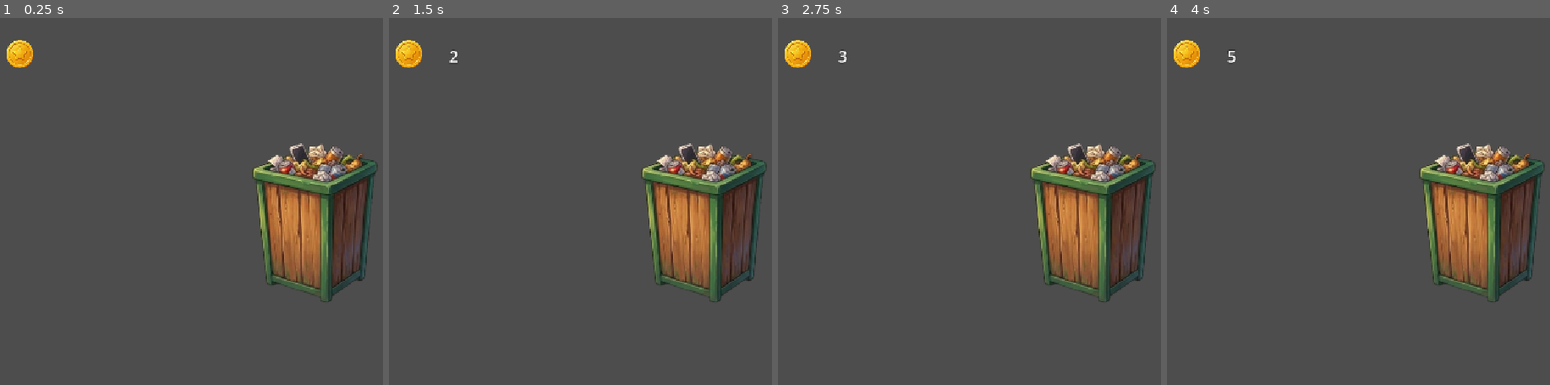
Above: before the commit, frames 1-4 (left to right).
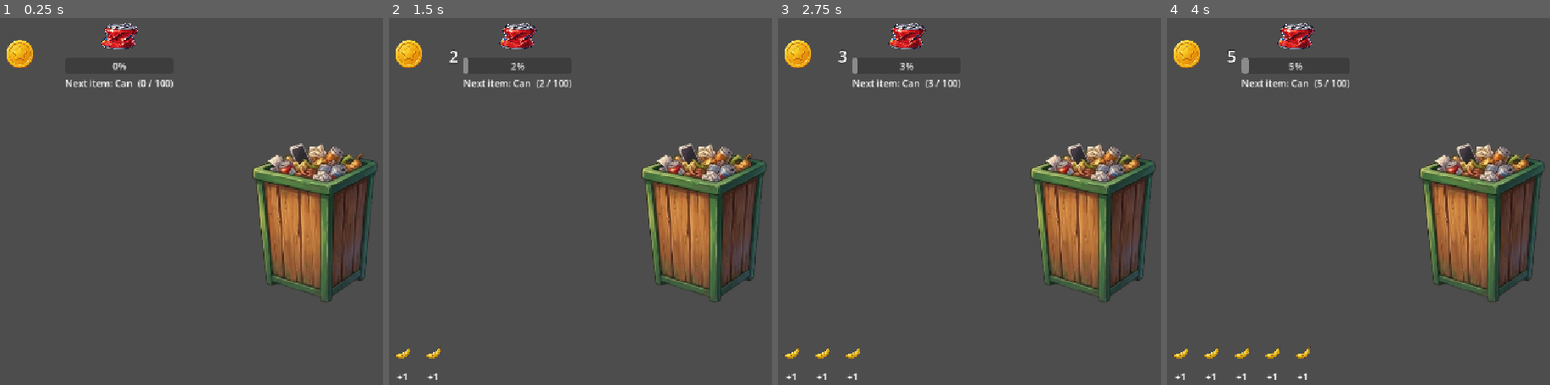
Above: after the commit, the same moments.

Repository: Ricardo646-lab/TrashPandaClicker
Game: Godot game, scene res://Scenes/TrashcanMain.tscn
The game is run twice, just before and just after one commit, with the same random seed, the same clock (stepped at 60 frames per second) and the same inputs.
Inputs (mouse positions are in pixels of both pictures, inside the frame that each line leads up to):
- Up to frame 1 (0.25 s): no input
- Up to frame 2 (1.5 s): click (703, 205) at 0.5 s; click (703, 205) at 1.25 s
- Up to frame 3 (2.75 s): click (1092, 205) at 2 s
- Up to frame 4 (4 s): tap Enter at 2.75 s; tap Space at 3.5 s

The runs differ from the first frame. In frame 1, 0.9% of the frame differs, in the area x 17-46%, y 1-20%; in frame 2, 1.1%; in frame 3, 1.2%; in frame 4, 1.4%, in the area x 1-48%, y 1-99%.

Commit message:
feat: add dynamic item sprites to progress UI and recent drops feed
-Added sprite file paths to the drops dictionary.

-Added NextItemIcon to the top ProgressUI to visually display the current unlock target.

-Created a RecentItemsContainer in the bottom left to track the player's loot.

-Implemented script logic to dynamically generate and display the 5 most recently found items with their coin values.

-Implemented queue_free() logic to keep the recent items feed clean and performant.

Diff:
--- a/Scenes/TrashcanMain.tscn
+++ b/Scenes/TrashcanMain.tscn
@@ -15,7 +15,7 @@
 texture_normal = ExtResource("2_n1hl3")
 
 [node name="CoinDisplay" type="HBoxContainer" parent="." unique_id=310697694]
-offset_right = 133.0
+offset_right = 145.0
 offset_bottom = 128.0
 
 [node name="TextureRect" type="TextureRect" parent="CoinDisplay" unique_id=2056147621]
@@ -31,4 +31,32 @@
 theme_override_constants/outline_size = 4
 theme_override_font_sizes/font_size = 30
 
+[node name="Control" type="Control" parent="CoinDisplay" unique_id=912554292]
+layout_mode = 2
+size_flags_horizontal = 3
+
+[node name="ProgressUI" type="VBoxContainer" parent="CoinDisplay" unique_id=1579712999]
+layout_mode = 2
+
+[node name="NextItemIcon" type="TextureRect" parent="CoinDisplay/ProgressUI" unique_id=1983982029]
+unique_name_in_owner = true
+custom_minimum_size = Vector2(64, 64)
+layout_mode = 2
+expand_mode = 1
+
+[node name="UnlockProgressBar" type="ProgressBar" parent="CoinDisplay/ProgressUI" unique_id=494912400]
+unique_name_in_owner = true
+layout_mode = 2
+
+[node name="UnlockLabel" type="Label" parent="CoinDisplay/ProgressUI" unique_id=1464251106]
+unique_name_in_owner = true
+layout_mode = 2
+
+[node name="RecentItemsContainer" type="HBoxContainer" parent="." unique_id=2089062553]
+unique_name_in_owner = true
+offset_left = 30.0
+offset_top = 547.0
+offset_right = 101.0
+offset_bottom = 617.0
+
 [connection signal="pressed" from="TrashcanButton" to="." method="_on_trashcan_button_pressed"]
--- a/Scripts/trashcanlogic.gd
+++ b/Scripts/trashcanlogic.gd
@@ -2,20 +2,99 @@
 
 var coins: int = 0
 
-# _ready is called automatically once when the game starts
+var drops = [
+	{"name": "Banana", "value": 1, "weight": 50.0, "amount_found": 0, "unlocked": true, "req_item": "", "req_amount": 0, "icon": "res://Sprites/BananaSprite.png"},
+	{"name": "Can", "value": 2, "weight": 30.0, "amount_found": 0, "unlocked": false, "req_item": "Banana", "req_amount": 100, "icon": "res://Sprites/CanSprite.png"},
+	{"name": "Pizza", "value": 5, "weight": 12.0, "amount_found": 0, "unlocked": false, "req_item": "Can", "req_amount": 50, "icon": "res://Sprites/PizzaSprite.png"},
+	{"name": "Donut", "value": 10, "weight": 5.0, "amount_found": 0, "unlocked": false, "req_item": "Pizza", "req_amount": 10, "icon": "res://Sprites/DonutSprite.png"},
+	{"name": "Phone", "value": 50, "weight": 2.5, "amount_found": 0, "unlocked": false, "req_item": "Donut", "req_amount": 5, "icon": "res://Sprites/PhoneSprite.png"},
+	{"name": "Ring", "value": 250, "weight": 0.5, "amount_found": 0, "unlocked": false, "req_item": "Phone", "req_amount": 2, "icon": "res://Sprites/RingSprite.png"}
+]
+
 func _ready():
-	# Create a new empty bitmap mask
+	randomize()
 	var click_mask = BitMap.new()
-
-	# Scan the image to find the non-transparent pixels
 	click_mask.create_from_image_alpha($TrashcanButton.texture_normal.get_image())
-
-	# Apply the generated mask to the button's click mask property
 	$TrashcanButton.texture_click_mask = click_mask
+	update_unlock_ui()
 
 func _on_trashcan_button_pressed():
-	# Increase the coin count by 1 per click
-	coins += 1
+	var dropped_item = get_random_drop()
 
-	# Update the text of the CoinCounter label with the new amount
+	coins += dropped_item["value"]
 	$CoinDisplay/CoinCounter.text = str(coins)
+	dropped_item["amount_found"] += 1
+
+	check_for_unlocks(dropped_item)
+	update_unlock_ui()
+	add_recent_item(dropped_item)
+
+func get_random_drop() -> Dictionary:
+	var available_drops = []
+	var total_weight = 0.0
+	for item in drops:
+		if item["unlocked"]:
+			available_drops.append(item)
+			total_weight += item["weight"]
+	var roll = randf_range(0.0, total_weight)
+	var cumulative_chance = 0.0
+	for item in available_drops:
+		cumulative_chance += item["weight"]
+		if roll <= cumulative_chance:
+			return item
+	return available_drops[0]
+
+func check_for_unlocks(last_found_item: Dictionary):
+	for item in drops:
+		if not item["unlocked"] and item["req_item"] == last_found_item["name"]:
+			if last_found_item["amount_found"] >= item["req_amount"]:
+				item["unlocked"] = true
+
+func update_unlock_ui():
+	var next_item = null
+	for item in drops:
+		if not item["unlocked"]:
+			next_item = item
+			break
+
+	if next_item != null:
+		var current_amount = 0
+		for item in drops:
+			if item["name"] == next_item["req_item"]:
+				current_amount = item["amount_found"]
+				break
+
+		%UnlockLabel.text = "Next item: " + next_item["name"] + "  (" + str(current_amount) + " / " + str(next_item["req_amount"]) + ")"
+		%UnlockProgressBar.max_value = next_item["req_amount"]
+		%UnlockProgressBar.value = current_amount
+		%UnlockProgressBar.visible = true
+
+		# Laad het plaatje in
+		%NextItemIcon.texture = load(next_item["icon"])
+		%NextItemIcon.visible = true
+	else:
+		%UnlockLabel.text = "All items unlocked!"
+		%UnlockProgressBar.visible = false
+		%NextItemIcon.visible = false
+
+func add_recent_item(item: Dictionary):
+	var item_box = VBoxContainer.new()
+
+	var icon = TextureRect.new()
+	icon.texture = load(item["icon"])
+	icon.expand_mode = TextureRect.EXPAND_IGNORE_SIZE
+	icon.stretch_mode = TextureRect.STRETCH_KEEP_ASPECT_CENTERED
+	icon.custom_minimum_size = Vector2(48, 48)
+
+	var value_label = Label.new()
+	value_label.text = "+" + str(item["value"])
+	value_label.horizontal_alignment = HORIZONTAL_ALIGNMENT_CENTER
+
+	item_box.add_child(icon)
+	item_box.add_child(value_label)
+
+	%RecentItemsContainer.add_child(item_box)
+
+	if %RecentItemsContainer.get_child_count() > 5:
+		var oldest_item = %RecentItemsContainer.get_child(0)
+		oldest_item.queue_free()
Binary file added: Sprites/BananaSprite.png
Not shown, added: Sprites/BananaSprite.png.import
Binary file added: Sprites/CanSprite.png
Not shown, added: Sprites/CanSprite.png.import
Binary file added: Sprites/DonutSprite.png
Not shown, added: Sprites/DonutSprite.png.import
Binary file added: Sprites/PizzaSprite.png
Not shown, added: Sprites/PizzaSprite.png.import
Binary file added: Sprites/RingSprite.png
Not shown, added: Sprites/RingSprite.png.import
